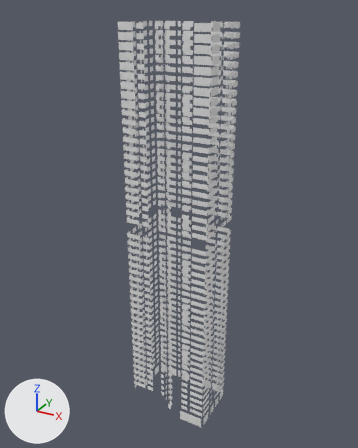
What one commit did to the FBX model cs2-kit/projects/exllu-103/output/HighriseTower103_L1_5x4/HighriseTower103_L1_5x4_Win.fbx.
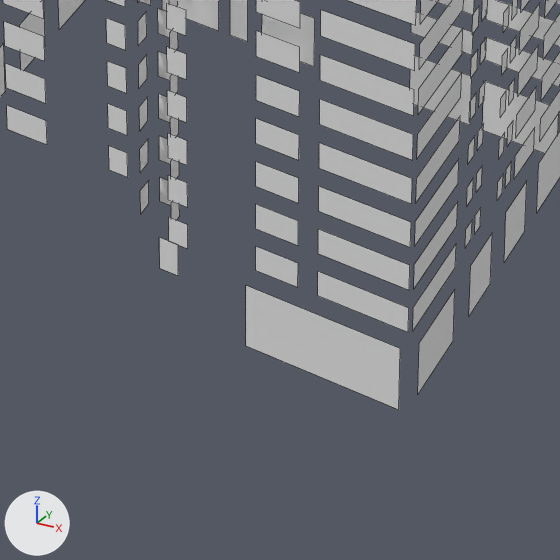
There are two pictures of each version: one whole from a camera (50 mm lens) standing at (79.2, -142.7, 153.3) and looking at (-1.3, 3.7, 80.1), one close up on the part from 41% to 62% of the width and 83% to 100% of the height. Arrows for +X, +Y and +Z are at lower left; the lights stay in place. The first two pictures are the older version. The close-ups show mesh edges as thin lines. Where no turn or scale is listed for an object, it has been applied to the vertices.

The scene before the commit, as lines of its bpy script (objects in view):
```python
me_highrisetower103_l1_5x4_win = bpy.data.meshes.new('HighriseTower103_L1_5x4_Win')
me_highrisetower103_l1_5x4_win.from_pydata(...)  # 5616 vertices, 1404 faces; spans x -16.0..16.0, y -9.0..12.4, z 0.3..149.0
ob_highrisetower103_l1_5x4_win = bpy.data.objects.new('HighriseTower103_L1_5x4_Win', me_highrisetower103_l1_5x4_win)
ob_highrisetower103_l1_5x4_win.location = (0.0, 0.0, 0.0)
```
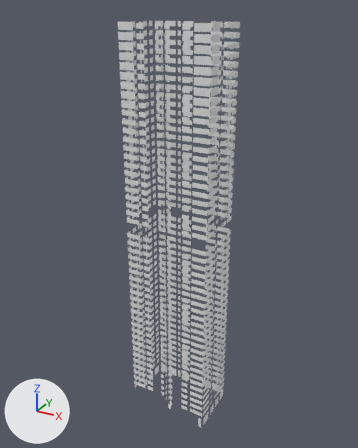
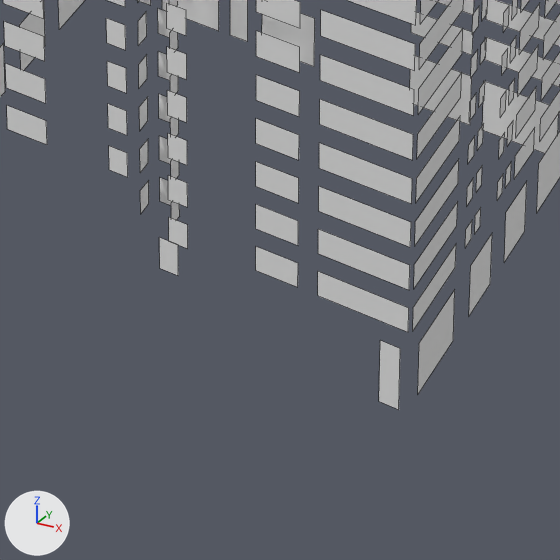
The change, as a diff of the scene's bpy script:
```diff
--- a/cs2-kit/projects/exllu-103/output/HighriseTower103_L1_5x4/HighriseTower103_L1_5x4_Win.fbx.py
+++ b/cs2-kit/projects/exllu-103/output/HighriseTower103_L1_5x4/HighriseTower103_L1_5x4_Win.fbx.py
@@ me_highrisetower103_l1_5x4_win @@
 me_highrisetower103_l1_5x4_win.from_pydata(...)  # 5616 vertices, 1404 faces; spans x -16.0..16.0, y -9.0..12.4, z 0.3..149.0
 # used by ob_highrisetower103_l1_5x4_win; location = (0.0, 0.0, 0.0)
-me_highrisetower103_l1_5x4_win.vertices[0].co = (6.0, -8.6, 0.3)  # pixel (245, 345)
-me_highrisetower103_l1_5x4_win.vertices[3].co = (6.0, -8.6, 4.6)  # pixel (245, 285)
+# me_highrisetower103_l1_5x4_win part 1
+me_highrisetower103_l1_5x4_win.vertices[0].co = (14.2, -8.6, 0.3)  # pixel (378, 401)
+me_highrisetower103_l1_5x4_win.vertices[3].co = (14.2, -8.6, 4.6)  # pixel (380, 340)
```

Changed parts and their boxes [x1, y1, x2, y2] in the close-ups (560 x 560 px; the box of a moved part takes in the faces that stretch with it):
part 1 of me_highrisetower103_l1_5x4_win, moved or reshaped: before [246, 286, 400, 409]; after [379, 340, 400, 409]
